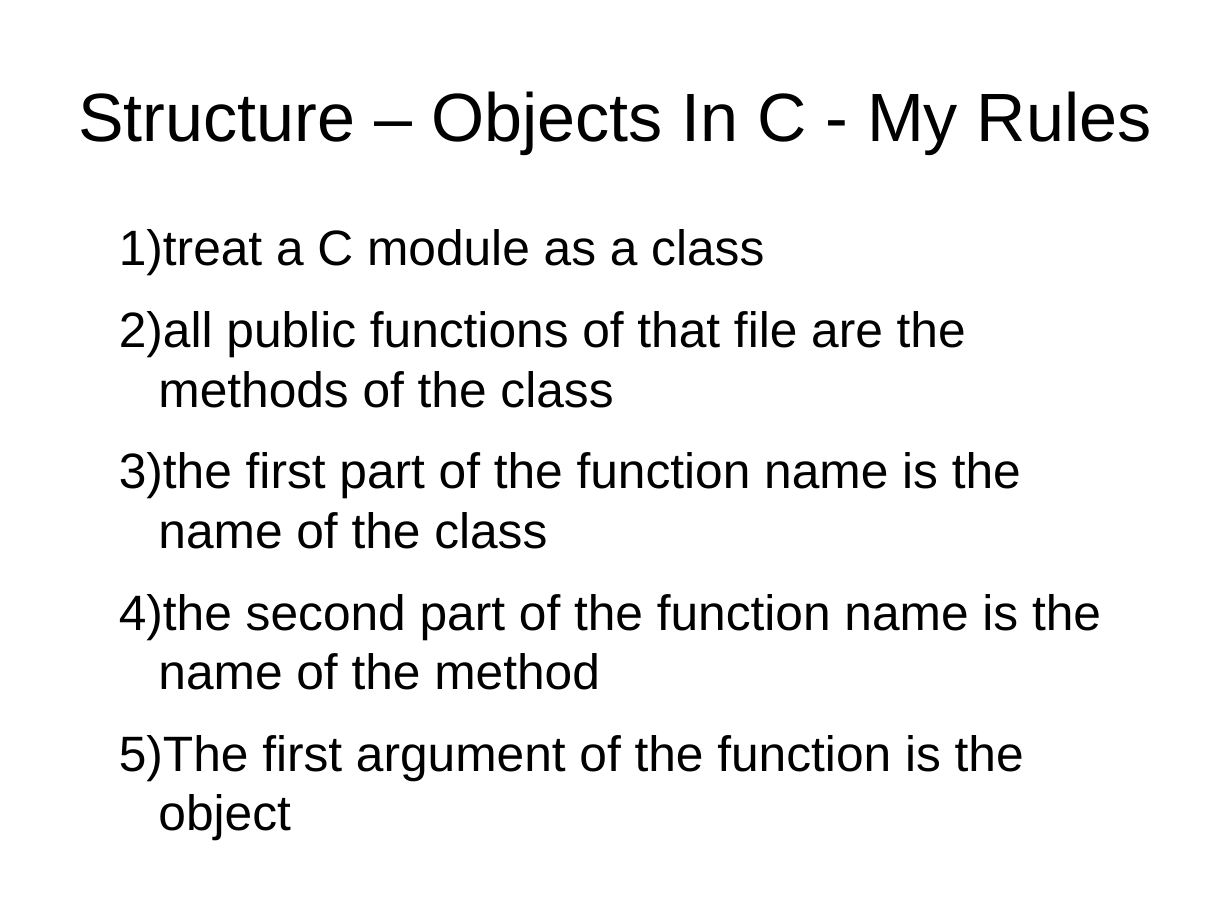
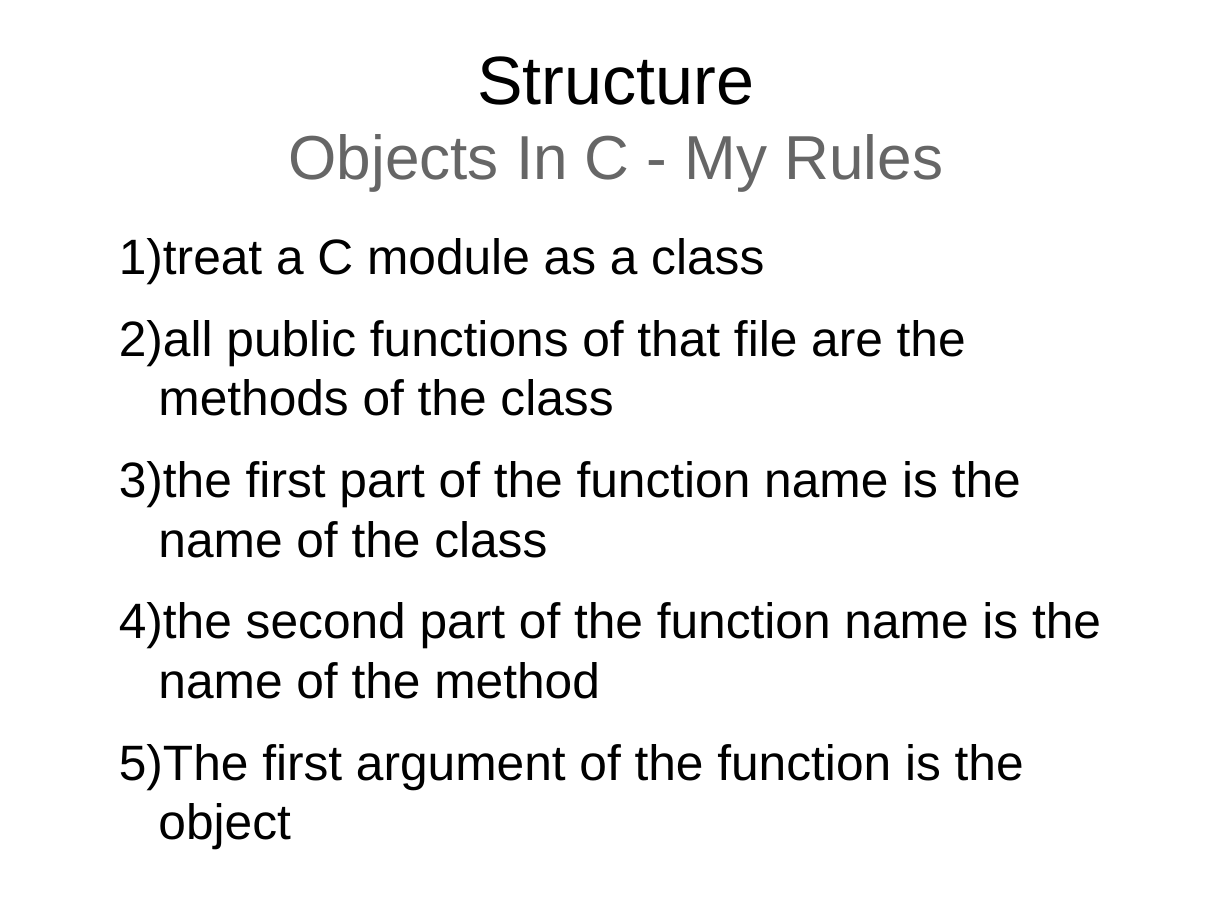
Before and after one commit to samba2/modern_c, a slide deck: slide 21 of modern_c.odp (slide 19 before the commit). Drawn at 1232x924 pixels with LibreOffice and Linux fonts; fonts in the diff are those of the drawing. Boxes give left, top, right and bottom in pixels: in the first picture for what was removed or moved away, otherwise in the second. Text is boxed around its words. In the diff, an @@ line names an element or a change of style, - is before the commit and + after.

```diff
--- a/modern_c.odp
+++ b/modern_c.odp
@@ title at [288, 56, 944, 191]: text changed; size 44 to 40 pt; text colour #000000 to #666666 @@
-Structure – Objects In C - My Rules
+Structure
+Objects In C - My Rules
@@ text "treat a C module as ...": place and size @@
-text "treat a C module as ..." at [119, 229, 1101, 772]
+text "treat a C module as ..." at [119, 238, 1101, 781]
```
Also in this commit, not shown: 37 other slides changed, 16 slides added, 1 slide removed.
